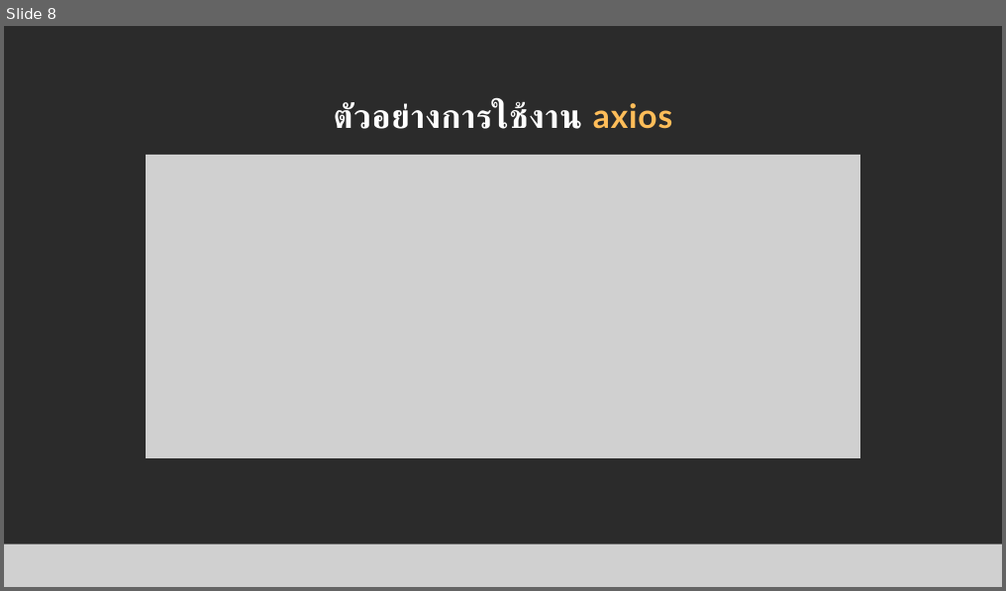
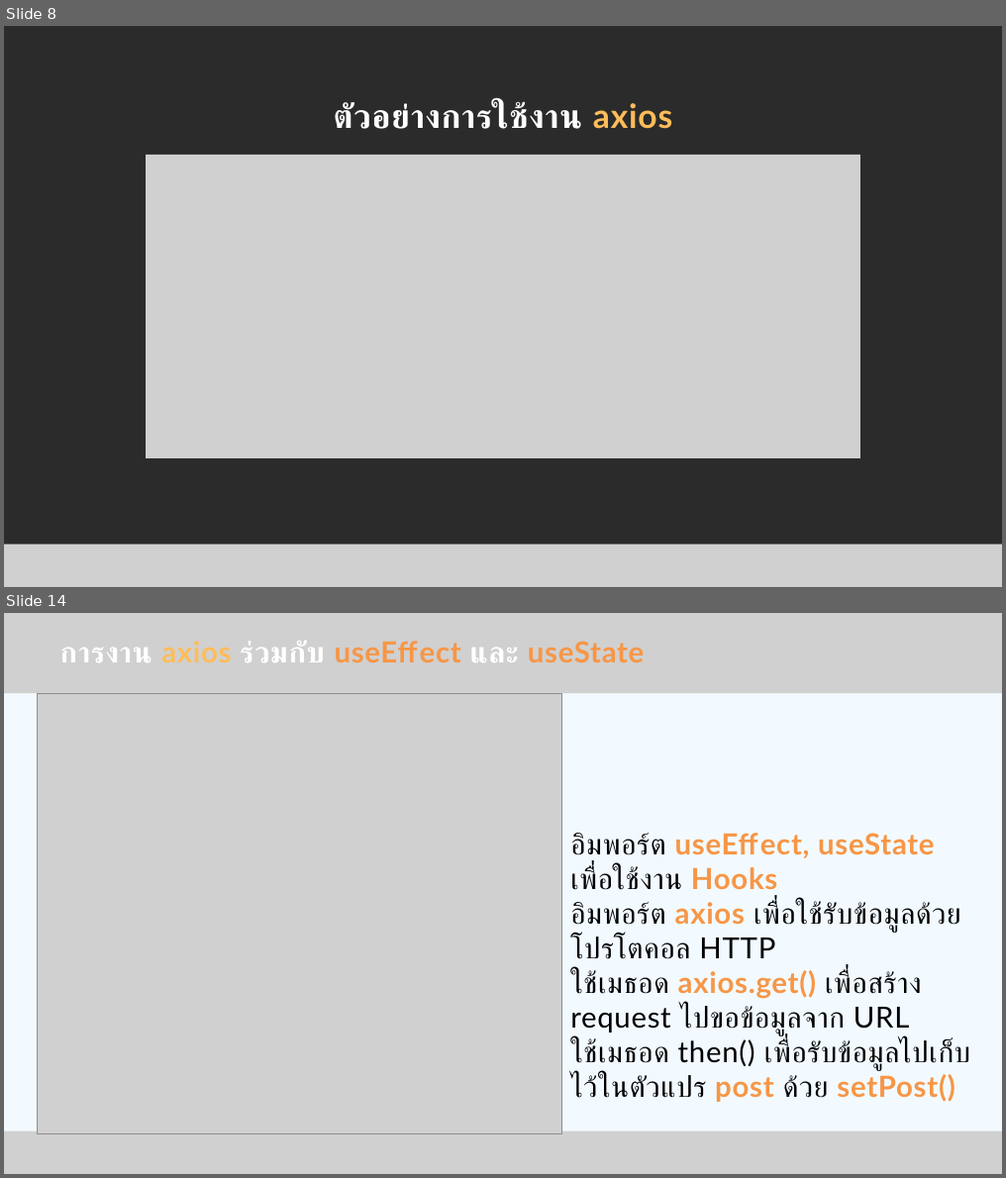
Before and after one commit to soncomqiq/slide-day-6, a slide deck: การเชื่อมต่อ Frontend กับ Backend.pptx. Shown one above the other, each under a label of ours: slide 8 before the commit, slides 8 and 14 after it; the slides between them are not shown. The pictures are 1006x591 and 1006x1178 pixels, drawn with LibreOffice and Linux fonts; fonts in the diff are those of the drawing; grey boxes stand for pictures; background and template pictures are left out; a plain dark background stands for a picture behind light text. Boxes give left, top, right and bottom in pixels: in the first picture for what was removed or moved away, otherwise in the second. Text is boxed around its words. In the diff, an @@ line names an element or a change of style, - is before the commit and + after.

```diff
--- a/การเชื่อมต่อ Frontend กับ Backend.pptx
+++ b/การเชื่อมต่อ Frontend กับ Backend.pptx
@@ slide 14 added at bbox=[4, 613, 1002, 1174], background #F2FAFF @@
@@ picture added at bbox=[4, 613, 1002, 693] @@
@@ text added at bbox=[161, 641, 645, 663], 42 pt, text #F79646, bold @@
+การงาน axios ร่วมกับ useEffect และ useState
@@ picture added at bbox=[38, 693, 561, 1134] @@
@@ text added at bbox=[570, 833, 970, 1102], 42 pt, text #000000 @@
+อิมพอร์ต useEffect, useState เพื่อใช้งาน Hooks
+อิมพอร์ต axios เพื่อใช้รับข้อมูลด้วยโปรโตคอล HTTP
+ใช้เมธอด axios.get() เพื่อสร้าง request ไปขอข้อมูลจาก URL
+ใช้เมธอด then() เพื่อรับข้อมูลไปเก็บไว้ในตัวแปร post ด้วย setPost()
@@ picture added at bbox=[4, 1132, 1002, 1174] @@
```
Also in this commit, not shown: 1 slide changed, 4 other slides added, 3 other files.
